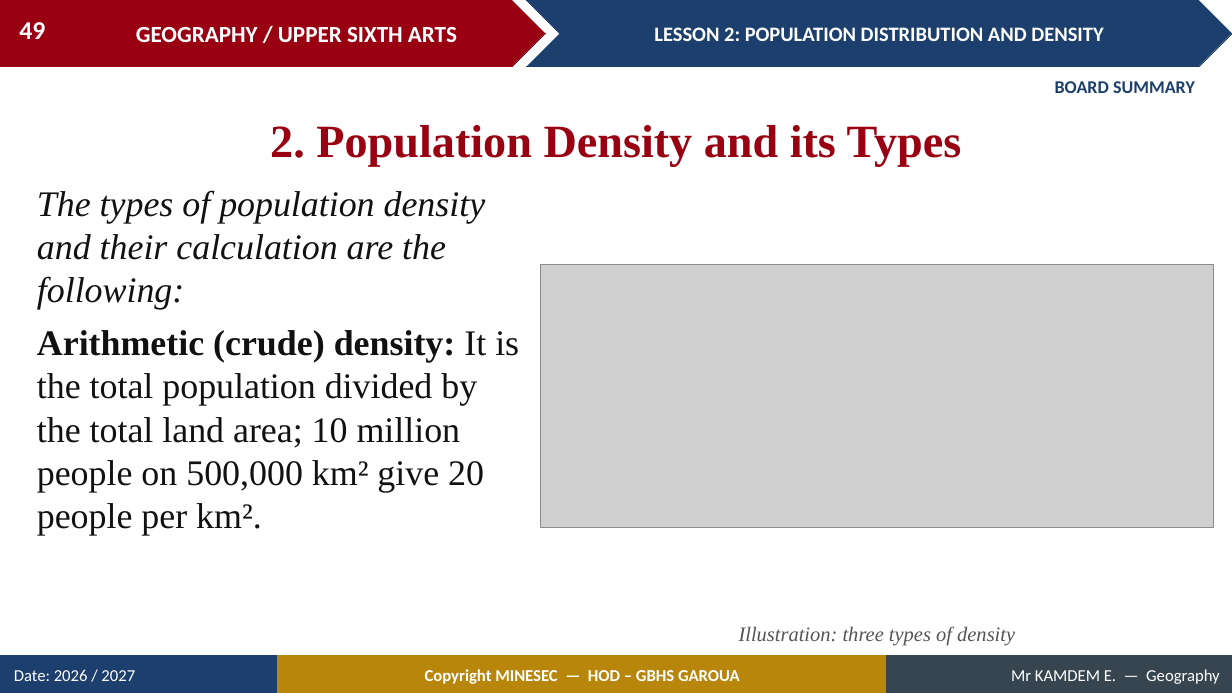
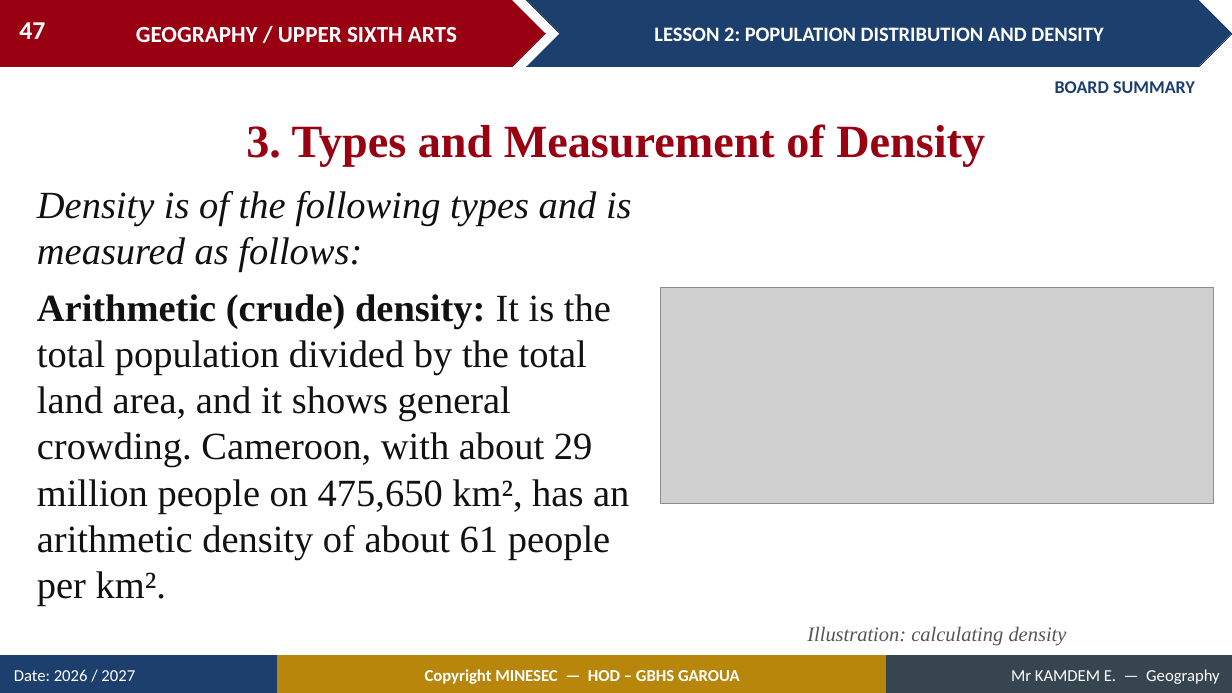
Before and after one commit to Berthautk/linea-github, a slide deck: slide 47 of lecons/USA/Population Geography/02_USA_POP_L02_Population_Distribution_and_Density.pptx (slide 49 before the commit). Drawn at 1232x693 pixels with LibreOffice and Linux fonts; fonts in the diff are those of the drawing; grey boxes stand for pictures. Boxes give left, top, right and bottom in pixels: in the first picture for what was removed or moved away, otherwise in the second. Text is boxed around its words. In the diff, an @@ line names an element or a change of style, - is before the commit and + after.

```diff
--- a/lecons/USA/Population Geography/02_USA_POP_L02_Population_Distribution_and_Density.pptx
+++ b/lecons/USA/Population Geography/02_USA_POP_L02_Population_Distribution_and_Density.pptx
@@ page number at <box>19,22,45,39</box>: text changed @@
-49
+47
@@ text at <box>246,124,985,166</box>: text changed @@
-2. Population Density and its Types
+3. Types and Measurement of Density
@@ text at <box>37,191,632,606</box>: text changed; size 28 to 30 pt @@
-The types of population density and their calculation are the following:
-Arithmetic (crude) density: It is the total population divided by the total land area; 10 million people on 500,000 km² give 20 people per km².
+Density is of the following types and is measured as follows:
+Arithmetic (crude) density: It is the total population divided by the total land area, and it shows general crowding. Cameroon, with about 29 million people on 475,650 km², has an arithmetic density of about 61 people per km².
@@ picture: place and size @@
-picture at <box>541,264,1214,527</box>
+picture at <box>661,288,1214,505</box>
@@ text at <box>807,626,1067,646</box>: text changed @@
-Illustration: three types of density
+Illustration: calculating density
```
Also in this commit, not shown: 13 other slides changed, 3 slides added, 7 slides removed, 25 other files.
